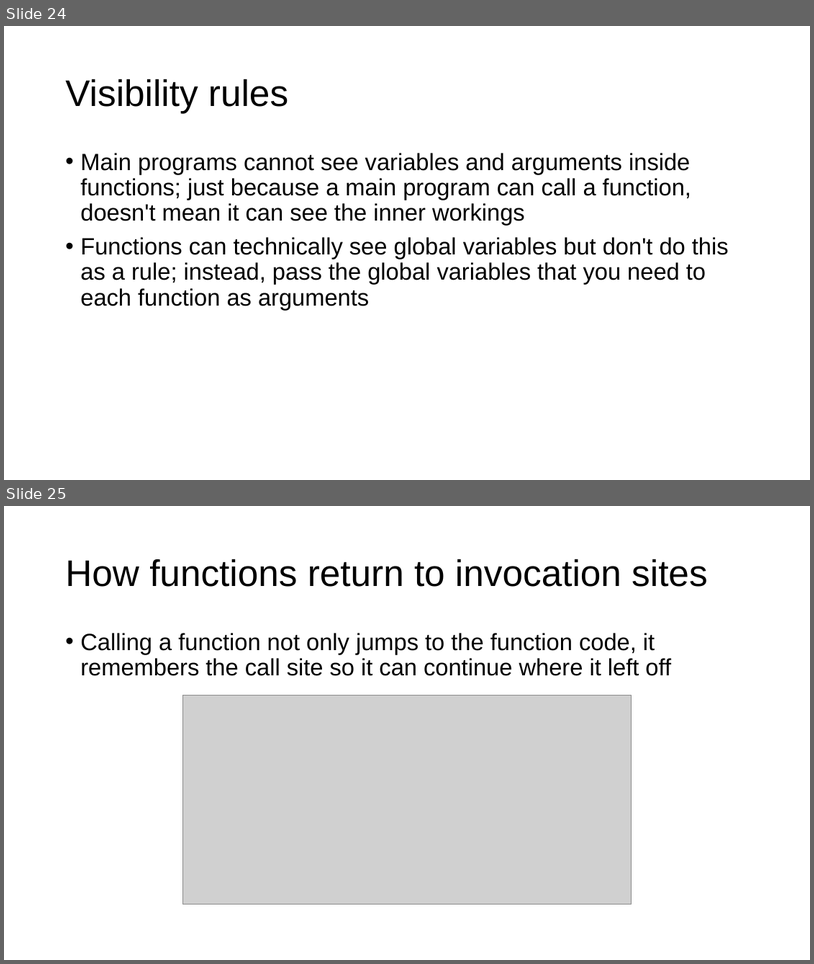
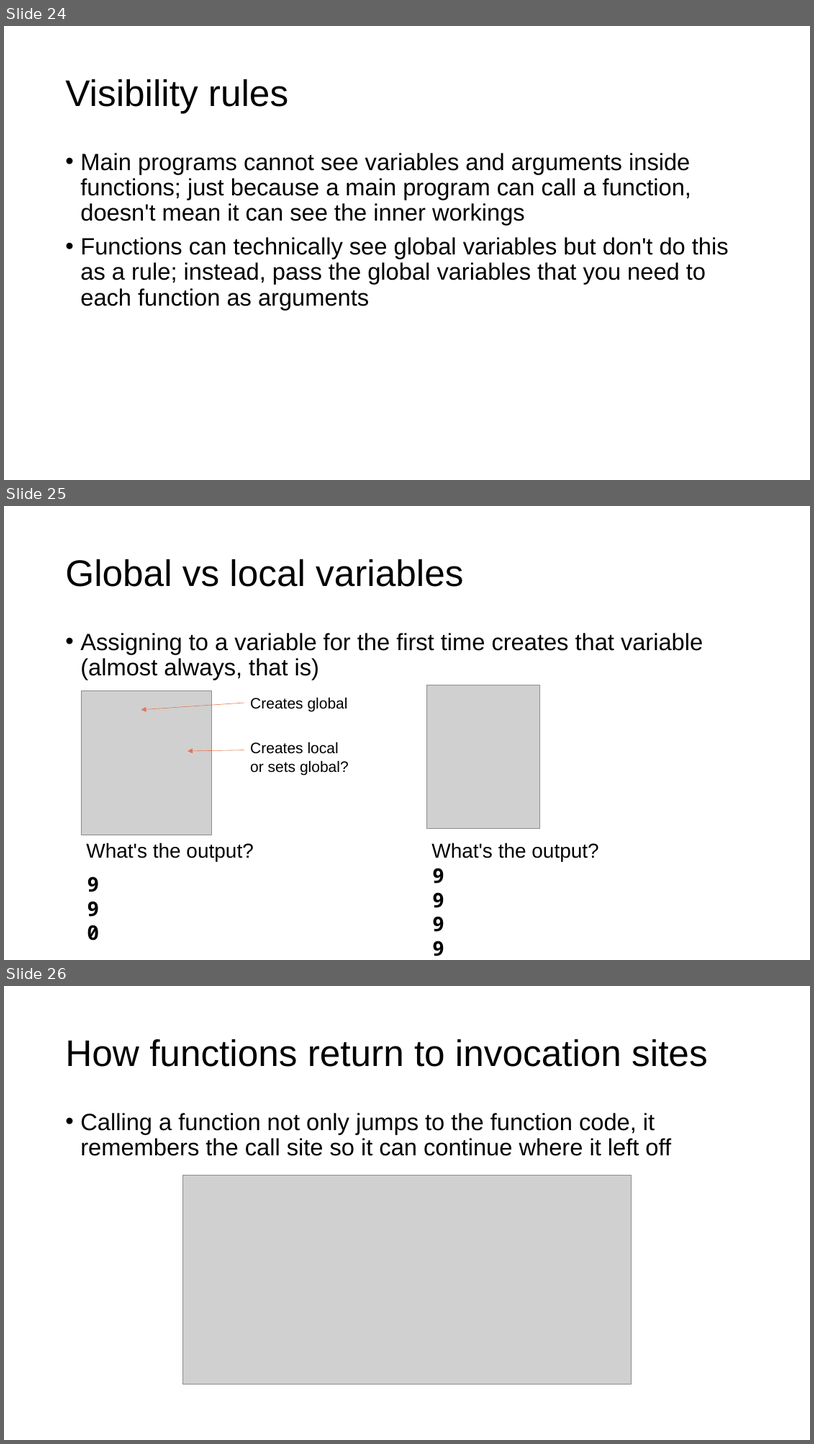
Before and after one commit to parrt/msds501, a slide deck: slides/functions.pptx. Shown one above the other, each under a label of ours: slides 24 and 25 before the commit, slides 24, 25 and 26 after it. The pictures are 814x964 and 814x1444 pixels, drawn with LibreOffice and Linux fonts; fonts in the diff are those of the drawing; grey boxes stand for pictures; background and template pictures are left out. Boxes give left, top, right and bottom in pixels: in the first picture for what was removed or moved away, otherwise in the second. Text is boxed around its words. In the diff, an @@ line names an element or a change of style, - is before the commit and + after.

```diff
--- a/slides/functions.pptx
+++ b/slides/functions.pptx
@@ slide 25 added at (4,506,810,960), background #FFFFFF @@
@@ title added at (65,559,463,587), 44 pt, text #000000 @@
+Global vs local variables
@@ text added at (80,633,703,680), 28 pt, text #000000 @@
+• Assigning to a variable for the first time creates that variable
+  (almost always, that is)
@@ picture added at (81,690,211,835) @@
@@ text added at (250,697,348,711), 18 pt, text #000000 @@
+Creates global
@@ picture added at (427,685,540,829) @@
@@ arrow added from (244, 703) to (142, 710), #E4754F 0.5 pt @@
@@ text added at (250,741,349,775), 18 pt, text #000000 @@
+Creates local or sets global?
@@ arrow added from (244, 750) to (188, 751), #E4754F 0.5 pt @@
@@ text added at (86,842,253,861), 24 pt, text #000000 @@
+What's the output?
@@ text added at (432,842,599,861), 24 pt, text #000000 @@
+What's the output?
@@ text added at (427,860,462,915), 24 pt, text #000000, bold @@
+99
+99
@@ text added at (87,924,99,940), 24 pt, text #000000, bold @@
+99
+0
@@ what was slide 25 is now slide 26 @@
```
Also in this commit, not shown: 3 slides changed, 2 other files.
